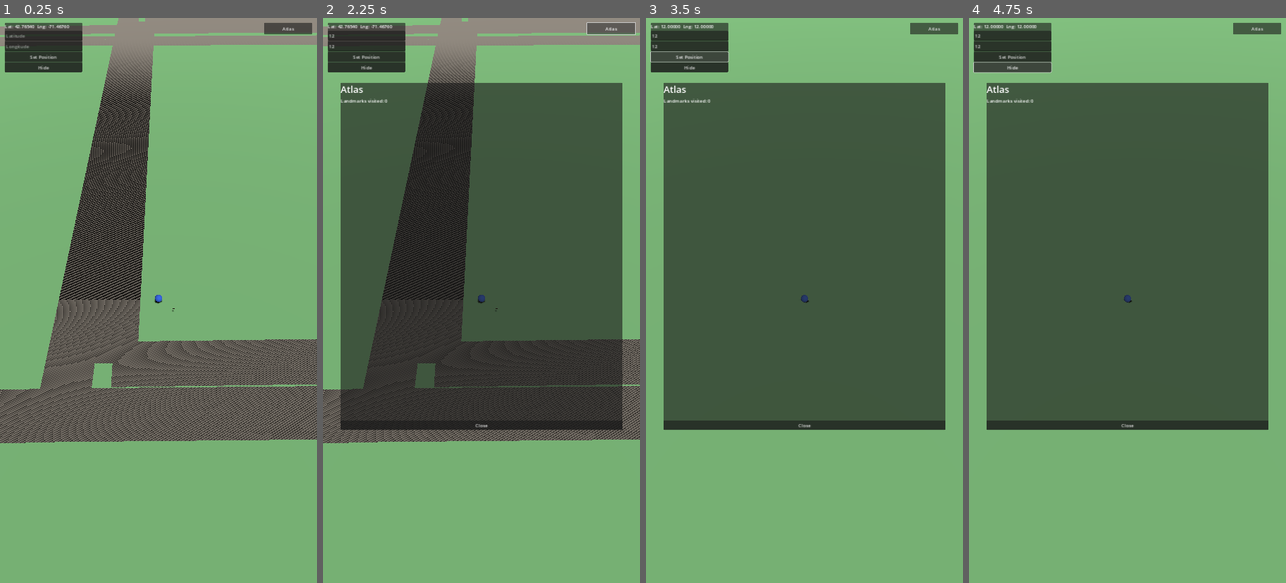
Above: before the commit, frames 1-4 (left to right).
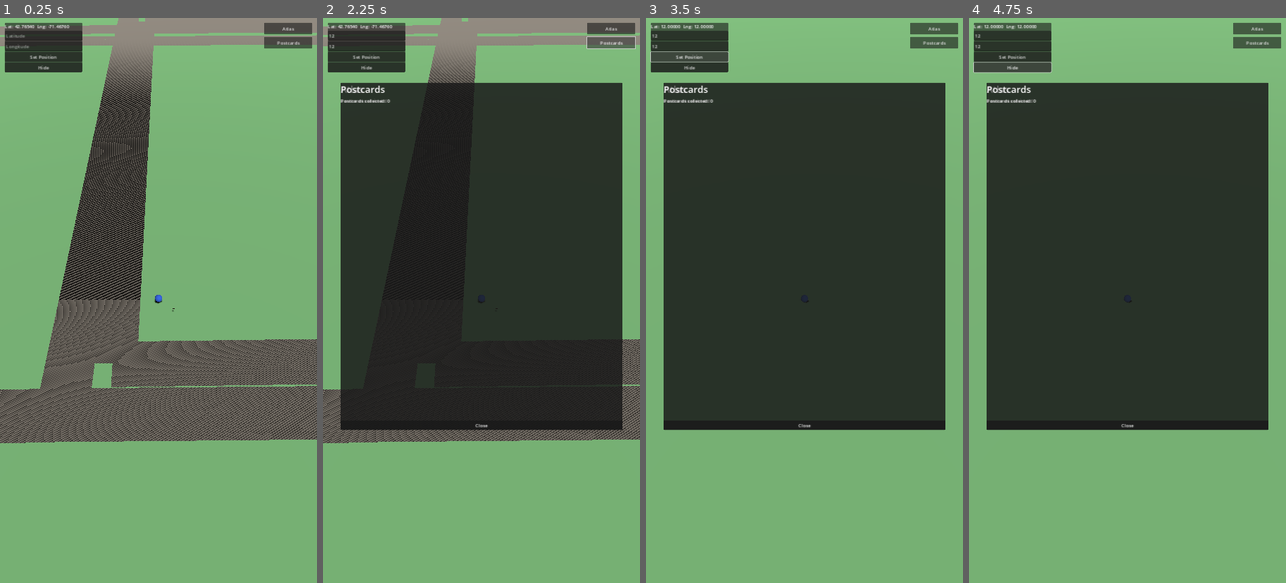
Above: after the commit, the same moments.

Repository: Dominic339/Shared-Skies
Game: Godot game, scene res://scenes/Main.tscn
The game is run twice, just before and just after one commit, with the same random seed, the same clock (stepped at 60 frames per second) and the same inputs.
Inputs (mouse positions are in pixels of both pictures, inside the frame that each line leads up to):
- Up to frame 1 (0.25 s): no input
- Up to frame 2 (2.25 s): click (367, 34) at 0.52 s; type "12" at 0.6 s; click (367, 46) at 0.75 s; type "12" at 0.83 s; click "Atlas" at 1.25 s; click "Atlas" (after the commit: "Postcards") at 2 s
- Up to frame 3 (3.5 s): click "Set Position" at 2.75 s
- Up to frame 4 (4.75 s): click "Hide" at 3.5 s; click "Show" at 4.25 s

The runs differ from the first frame. In frame 1, 0.3% of the frame differs, in the area x 83-99%, y 3-6%; in frame 2, 34%; in frame 3, 53%, in the area x 5-99%, y 3-72%; in frame 4, 53%.

Commit message:
Add postcard collection browser
The postcard system (auto-created on first Landmark visit) had no place
to actually be seen beyond a single "Postcard collected" line buried in
Atlas details. New Postcards button/panel lists every postcard the
player has collected (landmark, community, placeholder season/weather/
time-of-day, collected date) with a details view per entry -- same
structural pattern as atlas_ui.gd, including close_topmost() for the
global Escape handler.

New postcard_collection_view (security_invoker, same pattern as
atlas_view) joins postcards to landmarks/communities in one query,
relying on the existing postcards_self_rw RLS policy rather than
duplicating it. No postcard artwork exists yet, so entries show data
only, not an image -- that's the next piece once the art pipeline exists.

Requires the new migration applied to the live Supabase project.

Diff:
--- a/client/scenes/Main.tscn
+++ b/client/scenes/Main.tscn
@@ -7,6 +7,7 @@
 [ext_resource type="Script" path="res://scripts/map_tile_loader.gd" id="5"]
 [ext_resource type="Script" path="res://scripts/atlas_ui.gd" id="6"]
 [ext_resource type="PackedScene" path="res://scenes/AtlasBook.tscn" id="7"]
+[ext_resource type="Script" path="res://scripts/postcards_ui.gd" id="8"]
 
 [sub_resource type="PlaneMesh" id="PlaneMesh_1"]
 size = Vector2(6000, 6000)
@@ -110,6 +111,15 @@
 offset_bottom = 56.0
 text = "Atlas"
 
+[node name="PostcardsButton" type="CanvasLayer" parent="."]
+
+[node name="Button" type="Button" parent="PostcardsButton"]
+offset_left = 900.0
+offset_top = 64.0
+offset_right = 1064.0
+offset_bottom = 104.0
+text = "Postcards"
+
 [node name="AtlasUI" type="CanvasLayer" parent="."]
 script = ExtResource("6")
 
@@ -163,3 +173,54 @@
 
 [node name="CloseButton" type="Button" parent="AtlasUI/DetailsPanel/VBoxContainer"]
 text = "Close"
+
+[node name="PostcardsUI" type="CanvasLayer" parent="."]
+script = ExtResource("8")
+
+[node name="Panel" type="PanelContainer" parent="PostcardsUI"]
+offset_left = 60.0
+offset_top = 220.0
+offset_right = 1020.0
+offset_bottom = 1400.0
+
+[node name="VBoxContainer" type="VBoxContainer" parent="PostcardsUI/Panel"]
+
+[node name="TitleLabel" type="Label" parent="PostcardsUI/Panel/VBoxContainer"]
+theme_override_font_sizes/font_size = 32
+text = "Postcards"
+
+[node name="TotalLabel" type="Label" parent="PostcardsUI/Panel/VBoxContainer"]
+text = "Postcards collected: 0"
+
+[node name="ScrollContainer" type="ScrollContainer" parent="PostcardsUI/Panel/VBoxContainer"]
+size_flags_vertical = 3
+
+[node name="EntriesContainer" type="VBoxContainer" parent="PostcardsUI/Panel/VBoxContainer/ScrollContainer"]
+size_flags_horizontal = 3
+
+[node name="CloseButton" type="Button" parent="PostcardsUI/Panel/VBoxContainer"]
+text = "Close"
+
+[node name="DetailsPanel" type="PanelContainer" parent="PostcardsUI"]
+offset_left = 200.0
+offset_top = 500.0
+offset_right = 880.0
+offset_bottom = 780.0
+
+[node name="VBoxContainer" type="VBoxContainer" parent="PostcardsUI/DetailsPanel"]
+
+[node name="NameLabel" type="Label" parent="PostcardsUI/DetailsPanel/VBoxContainer"]
+theme_override_font_sizes/font_size = 28
+text = "Landmark Name"
+
+[node name="CommunityLabel" type="Label" parent="PostcardsUI/DetailsPanel/VBoxContainer"]
+text = "Community: --"
+
+[node name="ConditionsLabel" type="Label" parent="PostcardsUI/DetailsPanel/VBoxContainer"]
+text = "season, weather, time of day"
+
+[node name="CollectedLabel" type="Label" parent="PostcardsUI/DetailsPanel/VBoxContainer"]
+text = "Collected: --"
+
+[node name="CloseButton" type="Button" parent="PostcardsUI/DetailsPanel/VBoxContainer"]
+text = "Close"
--- a/client/scripts/main.gd
+++ b/client/scripts/main.gd
@@ -34,6 +34,8 @@
 @onready var landmark_display: CanvasLayer = $LandmarkDisplay
 @onready var atlas_button: Button = $AtlasButton/Button
 @onready var atlas_ui: CanvasLayer = $AtlasUI
+@onready var postcards_button: Button = $PostcardsButton/Button
+@onready var postcards_ui: CanvasLayer = $PostcardsUI
 
 var markers_by_landmark_id: Dictionary = {}
 var focused_marker: LandmarkMarker = null
@@ -47,6 +49,7 @@
 	get_viewport().physics_object_picking = true
 	landmark_display.closed.connect(_on_landmark_display_closed)
 	atlas_button.pressed.connect(_on_atlas_button_pressed)
+	postcards_button.pressed.connect(_on_postcards_button_pressed)
 
 	if not SupabaseClient.is_ready:
 		await SupabaseClient.authenticated
@@ -63,6 +66,8 @@
 	# Atlas panel). Tries the topmost/most-recently-opened one first.
 	if event.is_action_pressed("ui_cancel"):
 		if atlas_ui.close_topmost():
+			return
+		if postcards_ui.close_topmost():
 			return
 		if landmark_display.close_topmost():
 			return
@@ -197,6 +202,10 @@
 	atlas_ui.show_atlas()
 
 
+func _on_postcards_button_pressed() -> void:
+	postcards_ui.show_postcards()
+
+
 func _record_visit(marker: LandmarkMarker) -> void:
 	var is_first := not marker.visited
 	marker.set_visited(true)  # optimistic -- avoids double-recording if tapped again before this resolves
--- /dev/null
+++ b/client/scripts/postcards_ui.gd
@@ -0,0 +1,84 @@
+extends CanvasLayer
+
+# Minimal postcard collection browser -- gives the postcard system (auto-
+# created on first Landmark visit) an actual place to be seen, instead of
+# dead-ending at a single "Postcard collected" line in the Atlas details
+# panel. No postcard artwork exists yet (artwork_render_url is null until
+# that pipeline is built), so entries show the placeholder season/
+# weather/time_of_day + collected date rather than an image.
+
+signal closed
+
+@onready var panel: PanelContainer = $Panel
+@onready var total_label: Label = $Panel/VBoxContainer/TotalLabel
+@onready var entries_container: VBoxContainer = $Panel/VBoxContainer/ScrollContainer/EntriesContainer
+@onready var close_button: Button = $Panel/VBoxContainer/CloseButton
+
+@onready var details_panel: PanelContainer = $DetailsPanel
+@onready var details_name_label: Label = $DetailsPanel/VBoxContainer/NameLabel
+@onready var details_community_label: Label = $DetailsPanel/VBoxContainer/CommunityLabel
+@onready var details_conditions_label: Label = $DetailsPanel/VBoxContainer/ConditionsLabel
+@onready var details_collected_label: Label = $DetailsPanel/VBoxContainer/CollectedLabel
+@onready var details_close_button: Button = $DetailsPanel/VBoxContainer/CloseButton
+
+
+func _ready() -> void:
+	close_button.pressed.connect(_on_close_pressed)
+	details_close_button.pressed.connect(_on_details_close_pressed)
+	details_panel.hide()
+	hide()
+
+
+func show_postcards() -> void:
+	details_panel.hide()
+	show()
+	await _load_entries()
+
+
+func _load_entries() -> void:
+	for child in entries_container.get_children():
+		child.queue_free()
+
+	var rows: Array = await SupabaseClient.get_table(
+		"postcard_collection_view",
+		"select=code,landmark_name,community_name,season,weather,time_of_day,collected_at"
+		+ "&order=collected_at.desc"
+	)
+
+	for row: Dictionary in rows:
+		var entry_button := Button.new()
+		entry_button.text = "%s -- %s" % [row.get("landmark_name", ""), row.get("community_name", "")]
+		entry_button.pressed.connect(_on_entry_pressed.bind(row))
+		entries_container.add_child(entry_button)
+
+	total_label.text = "Postcards collected: %d" % rows.size()
+
+
+func _on_entry_pressed(row: Dictionary) -> void:
+	details_name_label.text = row.get("landmark_name", "")
+	details_community_label.text = "Community: %s" % row.get("community_name", "")
+	details_conditions_label.text = "%s, %s, %s" % [
+		row.get("season", ""), row.get("weather", ""), row.get("time_of_day", "")
+	]
+	details_collected_label.text = "Collected: %s" % row.get("collected_at", "")
+	details_panel.show()
+
+
+func _on_details_close_pressed() -> void:
+	details_panel.hide()
+
+
+func _on_close_pressed() -> void:
+	hide()
+	closed.emit()
+
+
+# Used by main.gd's global Escape handler, same pattern as atlas_ui.gd.
+func close_topmost() -> bool:
+	if not visible:
+		return false
+	if details_panel.visible:
+		_on_details_close_pressed()
+	else:
+		_on_close_pressed()
+	return true
Not shown: 1 places in client/scenes/Main.tscn that only renumber resources
Not shown, added: supabase/migrations/20260720000000_postcard_collection_view.sql
